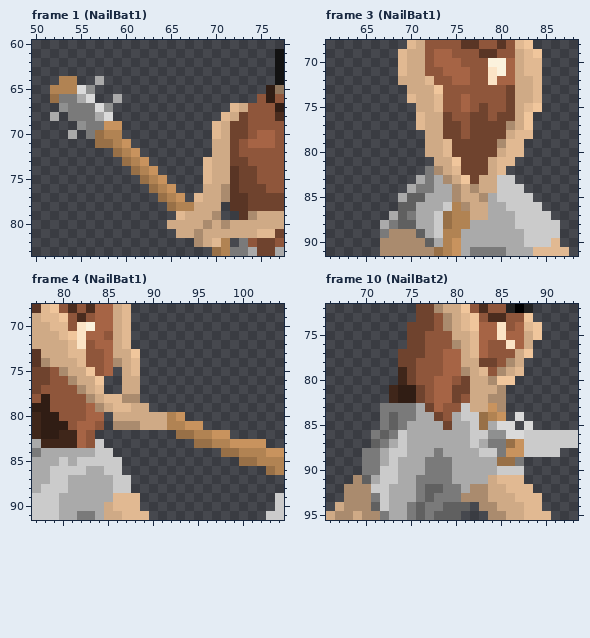
File history of a pixel-art file, Assets/Animations/Player/CaveMan/CaveMan_NailBat.aseprite. The first picture shows the starting point.
160x180 pixels, 12 frames. Colours within 5 levels of each other are drawn and written as one. Shown: frame 1 (NailBat1): x 50..77, y 60..83; frame 3 (NailBat1): x 61..88, y 68..91; frame 4 (NailBat1): x 77..104, y 68..91; frame 10 (NailBat2): x 66..93, y 72..95. The commit also changed other frames or places, which this record leaves out.
And afterwards:
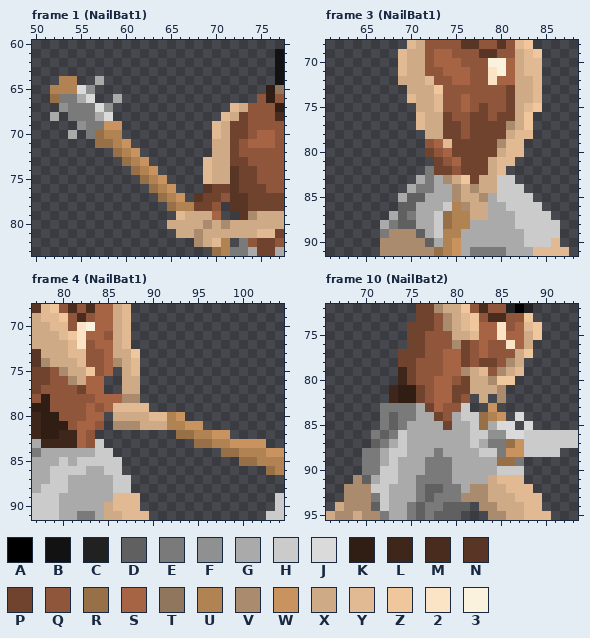
Palette (. is transparent): A #000000  B #121212  C #212121  D #606060  E #7a7a7a  F #8f9090  G #aaaaaa  H #cbcbcb  J #dadada  K #301d14  L #3f261a  M #4a2c1e  N #593525  P #6f432e  Q #8f563b  R #987047  S #a66445  T #90765d  U #b18353  V #aa8b6e  W #c8935e  X #cfaa86  Y #e1b992  Z #f0c69c  2 #fbe4c6  3 #fbf2dd
Commit message: Add FirstMiniBoss (CodeName = Cave Painter) and Add RangeAttack for MiniBoss
Edits made:
{"where": "frame 1 (NailBat1)"}
{"frame":1,"y":76,"x":69,"old":"XXV","new":"NPP"}
{"frame":1,"y":77,"x":68,"old":"YXXV","new":"NPPQ"}
{"frame":1,"y":78,"x":68,"old":"XXX","new":"PPQ"}
{"frame":1,"y":79,"x":70,"old":"V","new":"S"}
{"where": "frame 3 (NailBat1)"}
{"frame":3,"y":79,"x":72,"old":"XX","new":"QS"}
{"frame":3,"y":80,"x":72,"old":"XXY","new":"PQS"}
{"frame":3,"y":81,"x":73,"old":"XXZ","new":"PQS"}
{"frame":3,"y":82,"x":73,"old":"VXY","new":"PPQ"}
{"where": "frame 4 (NailBat1)"}
{"frame":4,"y":76,"x":83,"old":"XZ","new":"SS"}
{"frame":4,"y":77,"x":82,"old":"VXY","new":"PSS"}
{"frame":4,"y":78,"x":83,"old":"VXYY","new":"QSSS"}
{"frame":4,"y":79,"x":84,"old":"VX","new":"QS"}
{"frame":4,"y":79,"x":88,"old":"XX","new":"YY"}
{"frame":4,"y":80,"x":90,"old":"XX","new":"YY"}
{"where": "frame 10 (NailBat2)"}
{"frame":10,"y":76,"x":81,"old":"XY","new":"PQ"}
{"frame":10,"y":77,"x":81,"old":"XY","new":"PQ"}
{"frame":10,"y":78,"x":81,"old":"XX","new":"PQ"}
{"frame":10,"y":82,"x":82,"old":"X","new":"."}
{"frame":10,"y":82,"x":84,"old":"V","new":"."}
{"frame":10,"y":83,"x":82,"old":"XX","new":".."}
{"frame":10,"y":83,"x":85,"old":"V","new":"."}
